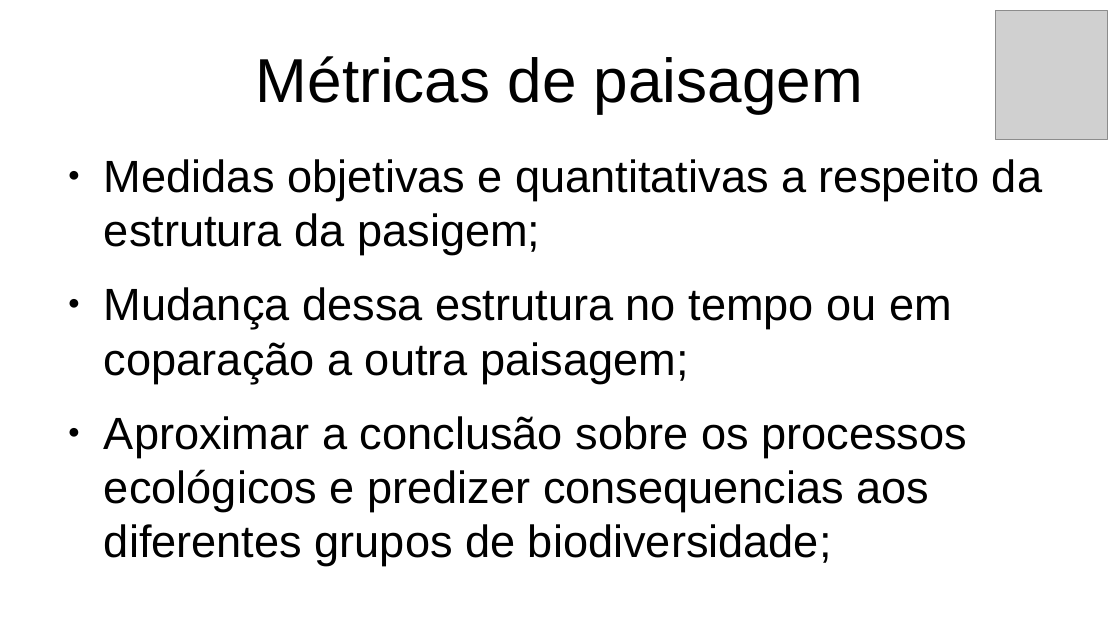
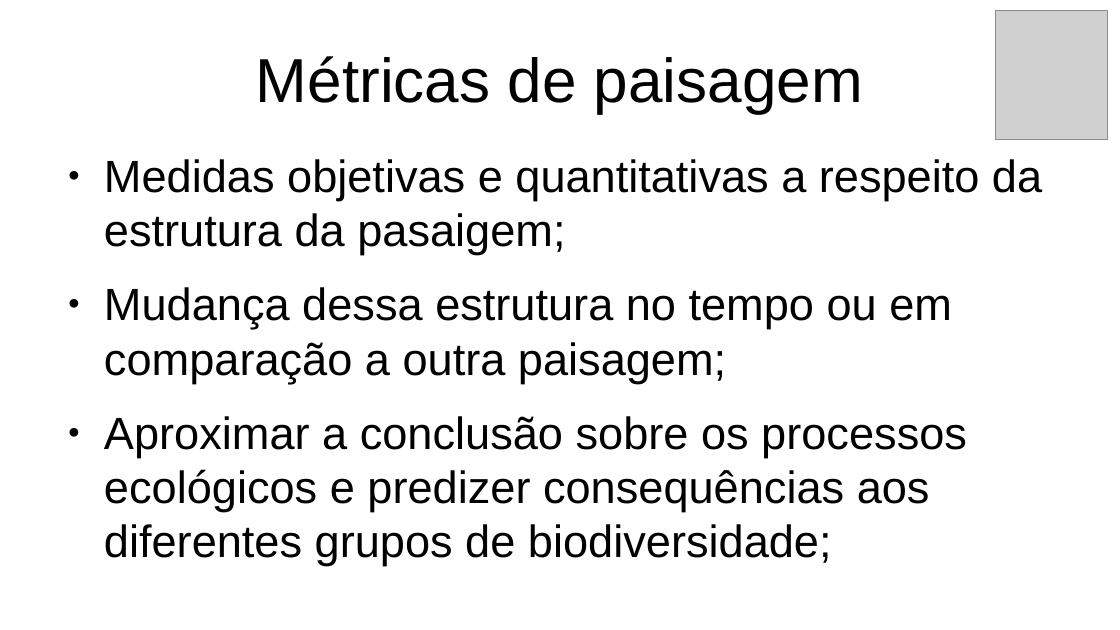
Before and after one commit to mauriciovancine/r-live-geocast-landscapemetrics, a slide deck: slide 7 of 00_apresentacao/Metricas_de_paisagem.odp (slide 5 before the commit). Drawn at 1120x630 pixels with LibreOffice and Linux fonts; fonts in the diff are those of the drawing; grey boxes stand for pictures. Boxes give left, top, right and bottom in pixels: in the first picture for what was removed or moved away, otherwise in the second. Text is boxed around its words. In the diff, an @@ line names an element or a change of style, - is before the commit and + after.

```diff
--- a/00_apresentacao/Metricas_de_paisagem.odp
+++ b/00_apresentacao/Metricas_de_paisagem.odp
@@ text at (104, 159, 1042, 566): text changed @@
-● Medidas objetivas e quantitativas a respeito da estrutura da pasigem;
-● Mudança dessa estrutura no tempo ou em coparação a outra paisagem;
-● Aproximar a conclusão sobre os processos ecológicos e predizer consequencias aos diferentes grupos de biodiversidade;
+● Medidas objetivas e quantitativas a respeito da estrutura da pasaigem;
+● Mudança dessa estrutura no tempo ou em comparação a outra paisagem;
+● Aproximar a conclusão sobre os processos ecológicos e predizer consequências aos diferentes grupos de biodiversidade;
```
Also in this commit, not shown: 3 other slides changed, 2 slides added, 5 other files.
